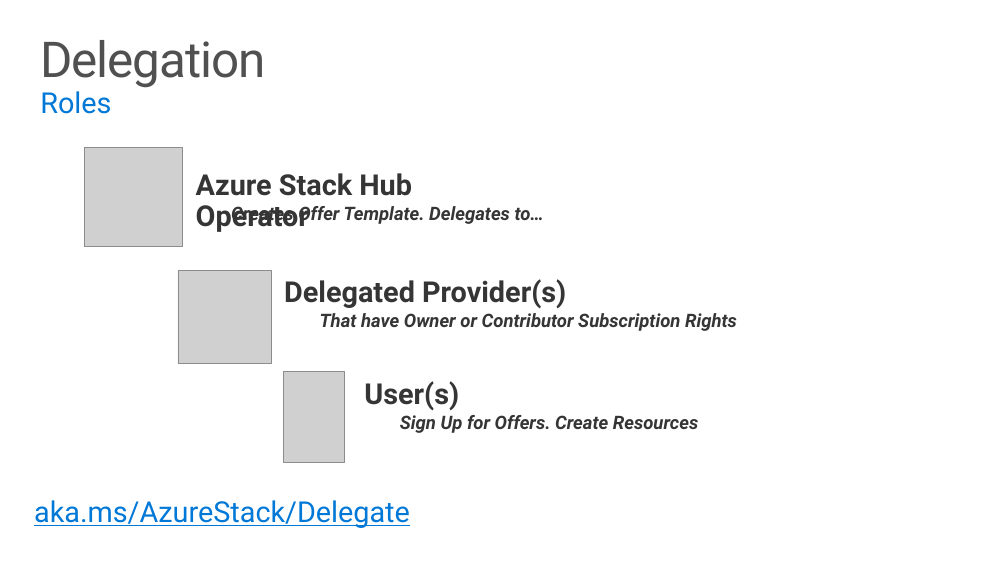
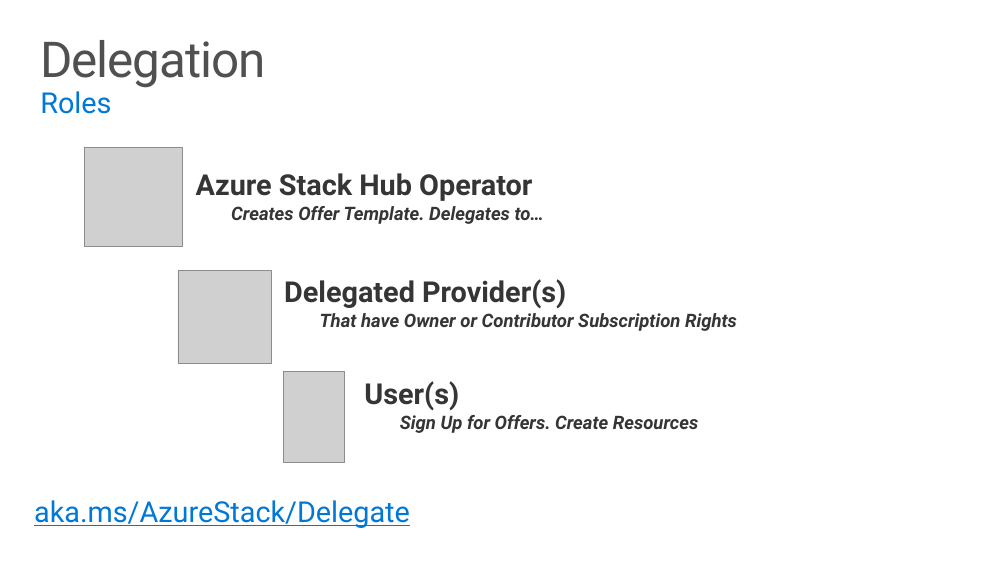
Before and after one commit to Azure-Samples/Azure-Stack-Hub-Foundation-Core, a slide deck: slide 35 of ASF-Training/ASF-slides/M05a Azure Stack Hub Offers and Plans.pptx (slide 34 before the commit). Drawn at 1008x567 pixels with LibreOffice and Linux fonts; fonts in the diff are those of the drawing; grey boxes stand for pictures. Boxes give left, top, right and bottom in pixels: in the first picture for what was removed or moved away, otherwise in the second. Text is boxed around its words. In the diff, an @@ line names an element or a change of style, - is before the commit and + after.

```diff
--- a/ASF-Training/ASF-slides/M05a Azure Stack Hub Offers and Plans.pptx
+++ b/ASF-Training/ASF-slides/M05a Azure Stack Hub Offers and Plans.pptx
@@ text "Azure Stack Hub Operator" rewrapped from (196, 173, 412, 232) to (196, 173, 532, 201) @@
```
Also in this commit, not shown: 8 other slides changed, 1 slide added, 43 other files.
